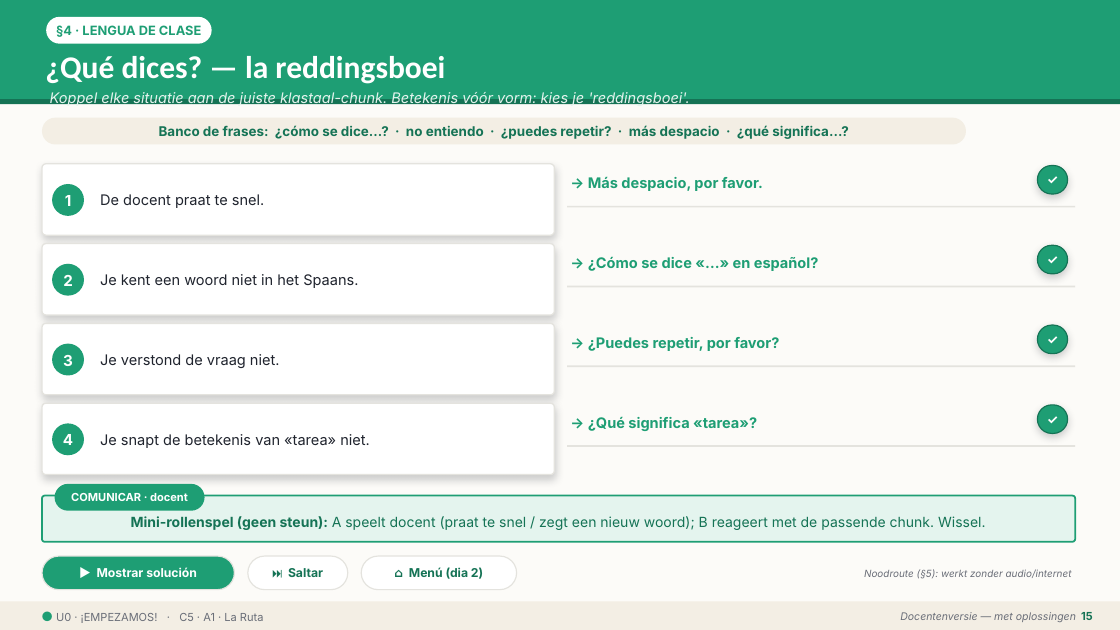
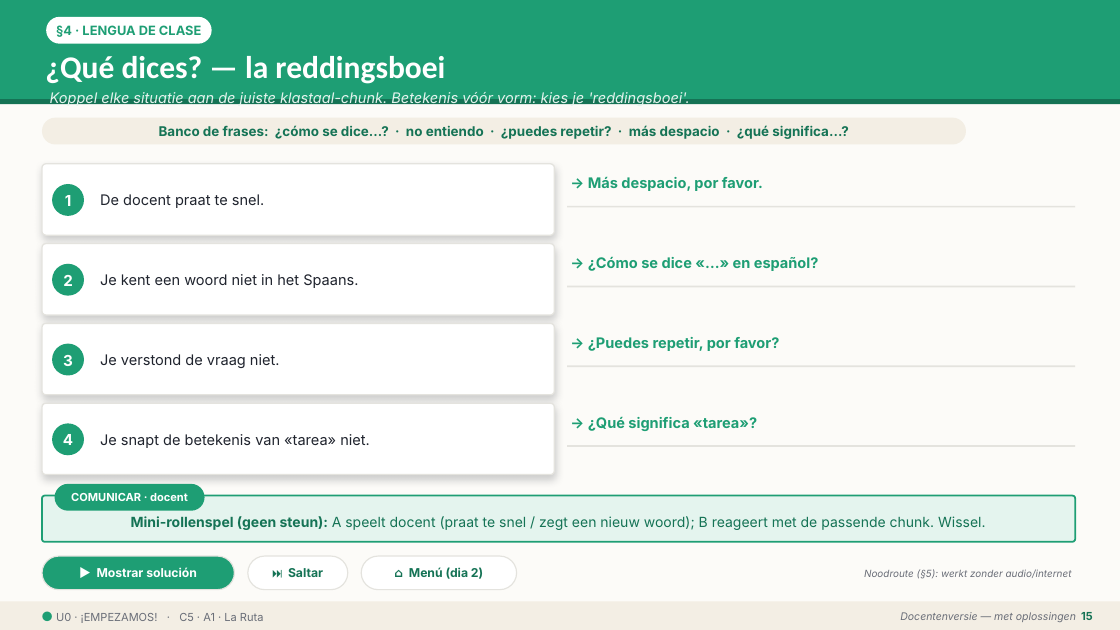
Before and after one commit to WimWuyts/espa-ol-en-la-pr-ctica, a slide deck: slide 15 of 03-build/pptx/C5_U0_docente.pptx. Drawn at 1120x630 pixels with LibreOffice and Linux fonts; fonts in the diff are those of the drawing. Boxes give left, top, right and bottom in pixels: in the first picture for what was removed or moved away, otherwise in the second. Text is boxed around its words. In the diff, an @@ line names an element or a change of style, - is before the commit and + after.

```diff
--- a/03-build/pptx/C5_U0_docente.pptx
+++ b/03-build/pptx/C5_U0_docente.pptx
@@ rounded rectangle removed at <box>1038,166,1068,194</box> @@
-✓
@@ rounded rectangle removed at <box>1038,245,1068,274</box> @@
-✓
@@ rounded rectangle removed at <box>1038,325,1068,354</box> @@
-✓
@@ rounded rectangle removed at <box>1038,405,1068,434</box> @@
-✓
```
Also in this commit, not shown: 1 other slide changed, 6 other files.
